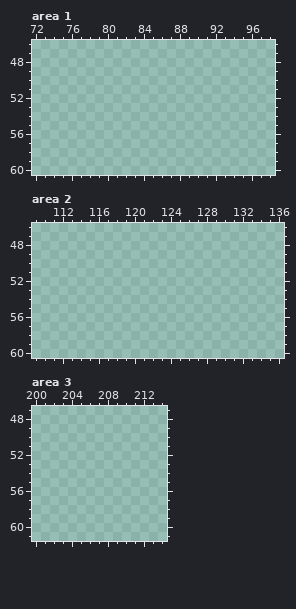
Two versions of one pixel-art file, art/dialog.aseprite. This is how it looked before the edit.
320x200 pixels, 1 frame. Shown: area 1: x 72..98, y 46..60; area 2: x 109..136, y 46..60; area 3: x 200..214, y 47..61. The commit also changed other parts of the picture, which this record leaves out.
Visible layers, top first: "varvid", "kysimus", "vil! Popov", "portre", "Vastamata", "BG".
Palette (. is transparent): 
After:
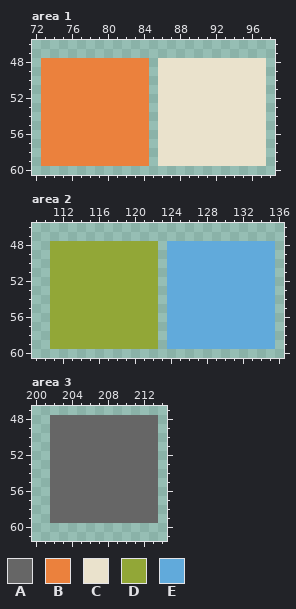
Colours new in this view: A #666666  B #eb813d  C #eae2cc  D #92a737  E #61aadb
The edit:
Changed rows in their new state; - is an unchanged pixel.
Area 1, layer "varvid":
first column x 73:
48 BBBBBBBBBBBB-CCCCCCCCCCCC
49 BBBBBBBBBBBB-CCCCCCCCCCCC
50 BBBBBBBBBBBB-CCCCCCCCCCCC
51 BBBBBBBBBBBB-CCCCCCCCCCCC
52 BBBBBBBBBBBB-CCCCCCCCCCCC
53 BBBBBBBBBBBB-CCCCCCCCCCCC
54 BBBBBBBBBBBB-CCCCCCCCCCCC
55 BBBBBBBBBBBB-CCCCCCCCCCCC
56 BBBBBBBBBBBB-CCCCCCCCCCCC
57 BBBBBBBBBBBB-CCCCCCCCCCCC
58 BBBBBBBBBBBB-CCCCCCCCCCCC
59 BBBBBBBBBBBB-CCCCCCCCCCCC
Area 2, layer "varvid":
first column x 111:
48 DDDDDDDDDDDD-EEEEEEEEEEEE
49 DDDDDDDDDDDD-EEEEEEEEEEEE
50 DDDDDDDDDDDD-EEEEEEEEEEEE
51 DDDDDDDDDDDD-EEEEEEEEEEEE
52 DDDDDDDDDDDD-EEEEEEEEEEEE
53 DDDDDDDDDDDD-EEEEEEEEEEEE
54 DDDDDDDDDDDD-EEEEEEEEEEEE
55 DDDDDDDDDDDD-EEEEEEEEEEEE
56 DDDDDDDDDDDD-EEEEEEEEEEEE
57 DDDDDDDDDDDD-EEEEEEEEEEEE
58 DDDDDDDDDDDD-EEEEEEEEEEEE
59 DDDDDDDDDDDD-EEEEEEEEEEEE
Area 3, layer "varvid":
first column x 202:
48 AAAAAAAAAAAA
49 AAAAAAAAAAAA
50 AAAAAAAAAAAA
51 AAAAAAAAAAAA
52 AAAAAAAAAAAA
53 AAAAAAAAAAAA
54 AAAAAAAAAAAA
55 AAAAAAAAAAAA
56 AAAAAAAAAAAA
57 AAAAAAAAAAAA
58 AAAAAAAAAAAA
59 AAAAAAAAAAAA
Where, in picture pixels (left, top, right, bottom), the same in both pictures:
added: (41, 58, 266, 166)
added: (50, 241, 275, 349)
added: (50, 415, 158, 523)
